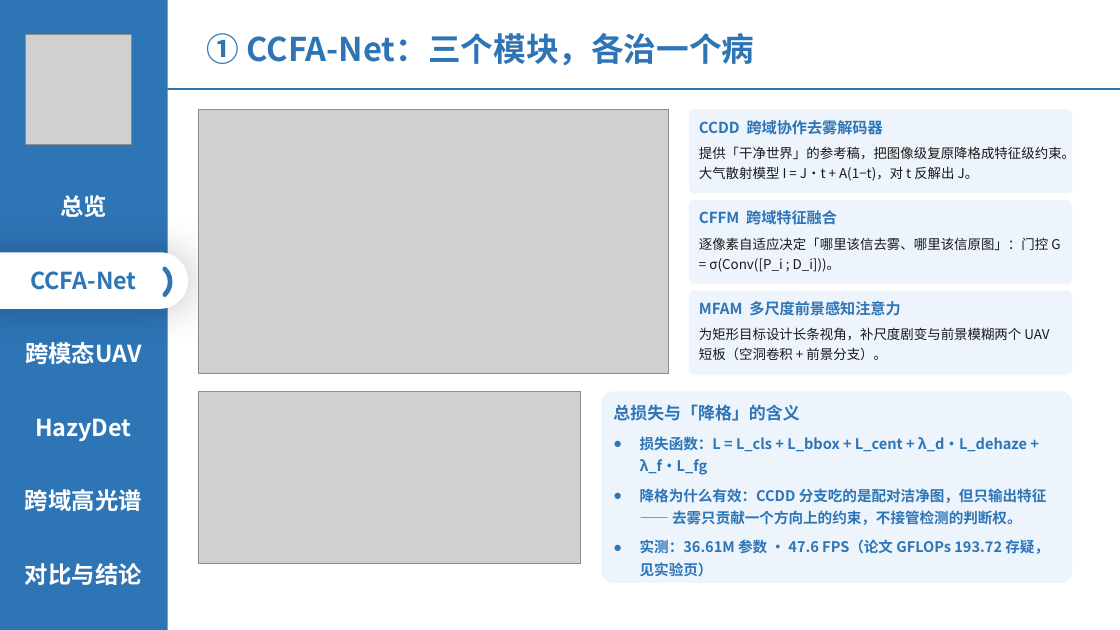
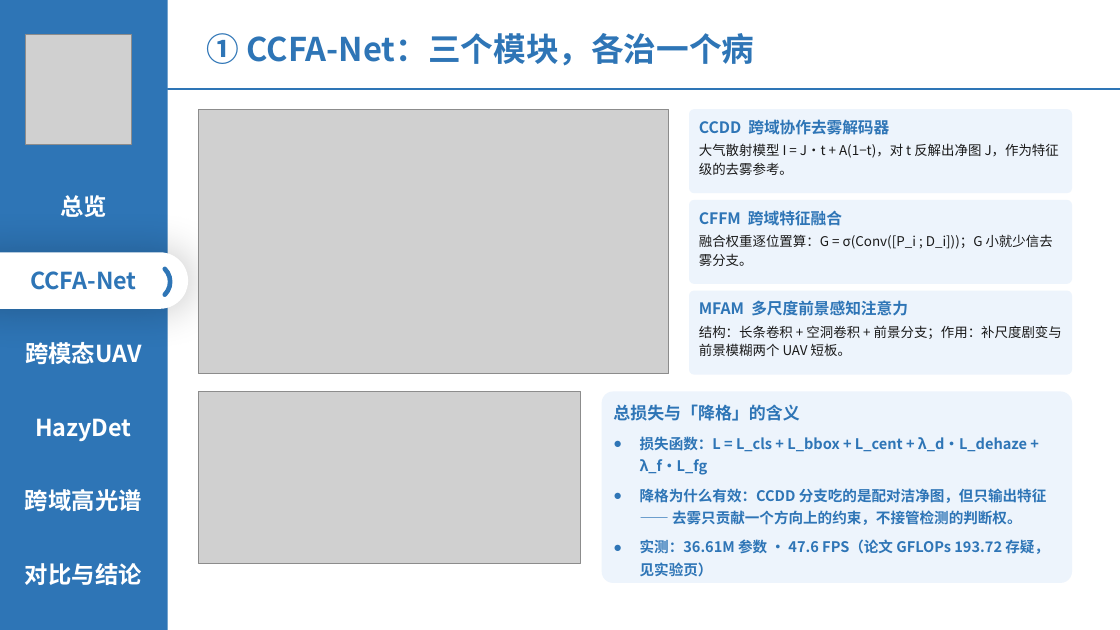
Before and after one commit to 139876/paper-notes, a slide deck: slide 6 of 论文精读/3-HazyDet精读/附件/四篇论文-组会汇报.pptx. Drawn at 1120x630 pixels with LibreOffice and Linux fonts; fonts in the diff are those of the drawing; grey boxes stand for pictures. Boxes give left, top, right and bottom in pixels: in the first picture for what was removed or moved away, otherwise in the second. Text is boxed around its words. In the diff, an @@ line names an element or a change of style, - is before the commit and + after.

```diff
--- a/论文精读/3-HazyDet精读/附件/四篇论文-组会汇报.pptx
+++ b/论文精读/3-HazyDet精读/附件/四篇论文-组会汇报.pptx
@@ text in rounded rectangle at (699, 119, 889, 135): size 13 to 13.5 pt in "CCDD 跨域协作去雾解码器"; line spacing 1.18 to 1.15; more space between paragraphs @@
@@ text in rounded rectangle at (699, 143, 1059, 175): text changed @@
-提供「干净世界」的参考稿，把图像级复原降格成特征级约束。大气散射模型 I = J·t + A(1−t)，对 t 反解出 J。
+大气散射模型 I = J·t + A(1−t)，对 t 反解出净图 J，作为特征级的去雾参考。
@@ text in rounded rectangle at (699, 234, 1053, 266): text changed @@
-逐像素自适应决定「哪里该信去雾、哪里该信原图」：门控 G = σ(Conv([P_i ; D_i]))。
+融合权重逐位置算：G = σ(Conv([P_i ; D_i]))；G 小就少信去雾分支。
@@ text in rounded rectangle at (699, 210, 842, 226): size 13 to 13.5 pt in "CFFM 跨域特征融合"; line spacing 1.18 to 1.15; more space between paragraphs @@
@@ text in rounded rectangle at (699, 325, 1062, 356): text changed @@
-为矩形目标设计长条视角，补尺度剧变与前景模糊两个 UAV 短板（空洞卷积 + 前景分支）。
+结构：长条卷积 + 空洞卷积 + 前景分支；作用：补尺度剧变与前景模糊两个 UAV 短板。
@@ text in rounded rectangle at (699, 300, 908, 316): size 13 to 13.5 pt in "MFAM 多尺度前景感知注意力"; line spacing 1.18 to 1.15; more space between paragraphs @@
```
Also in this commit, not shown: 2 other slides changed.
